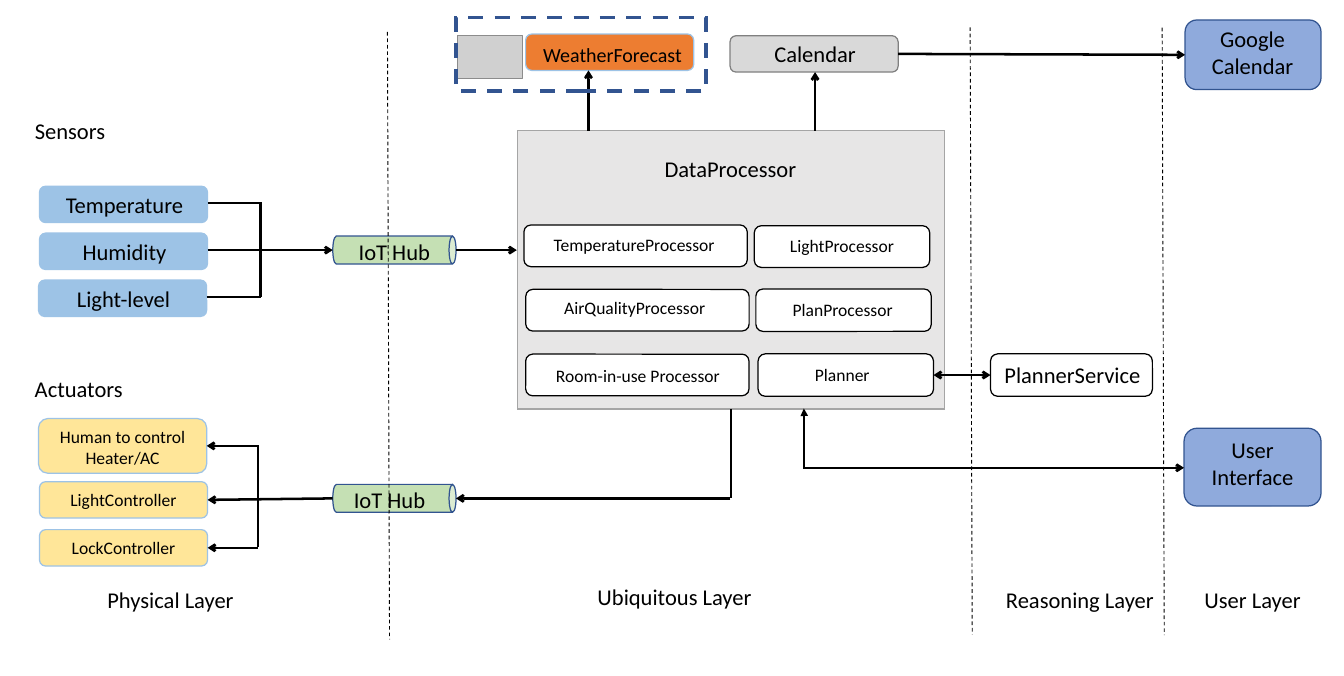
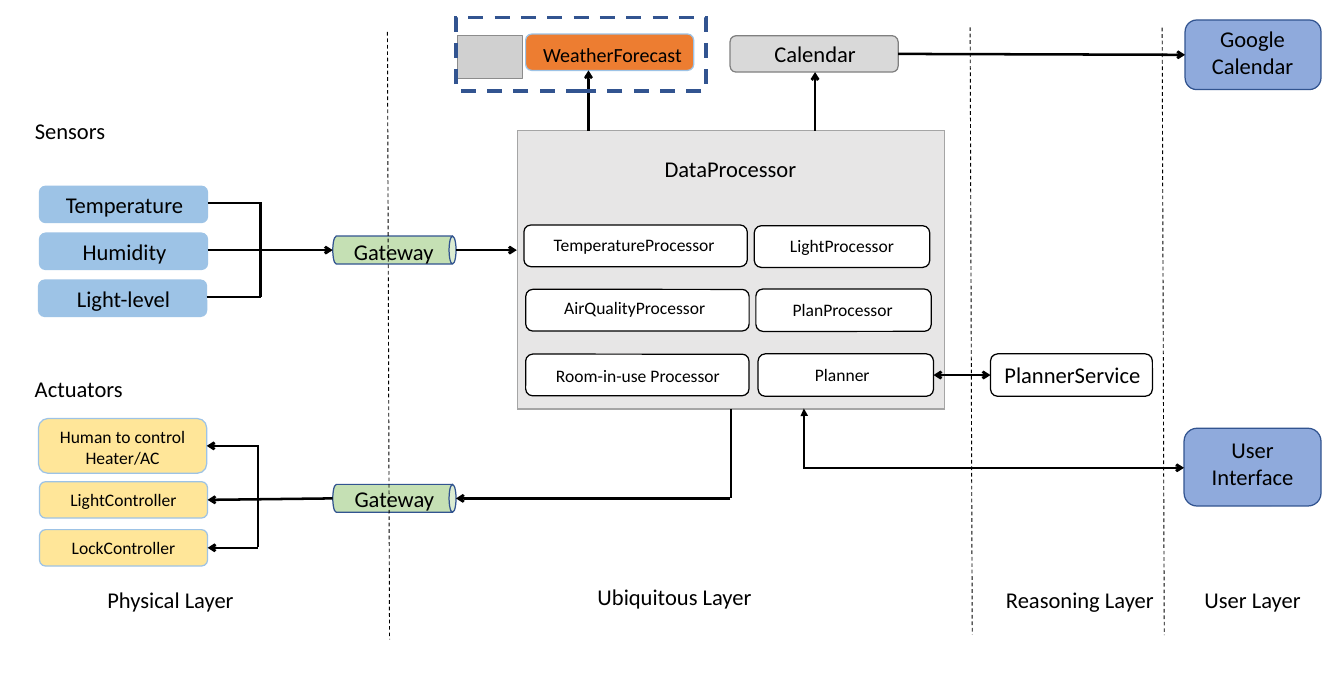
Before and after one commit to Jinaz/scaiot-project, a slide deck: slide 1 of doc/img/SystemArchitecture.pptx. Drawn at 1344x676 pixels with LibreOffice and Linux fonts; fonts in the diff are those of the drawing; grey boxes stand for pictures. Boxes give left, top, right and bottom in pixels: in the first picture for what was removed or moved away, otherwise in the second. Text is boxed around its words. In the diff, an @@ line names an element or a change of style, - is before the commit and + after.

```diff
--- a/doc/img/SystemArchitecture.pptx
+++ b/doc/img/SystemArchitecture.pptx
@@ text at (354, 241, 434, 266): text changed @@
-IoT Hub
+Gateway
@@ text at (355, 490, 435, 513): text changed @@
-IoT Hub
+Gateway
```
Also in this commit, not shown: 10 other files.
